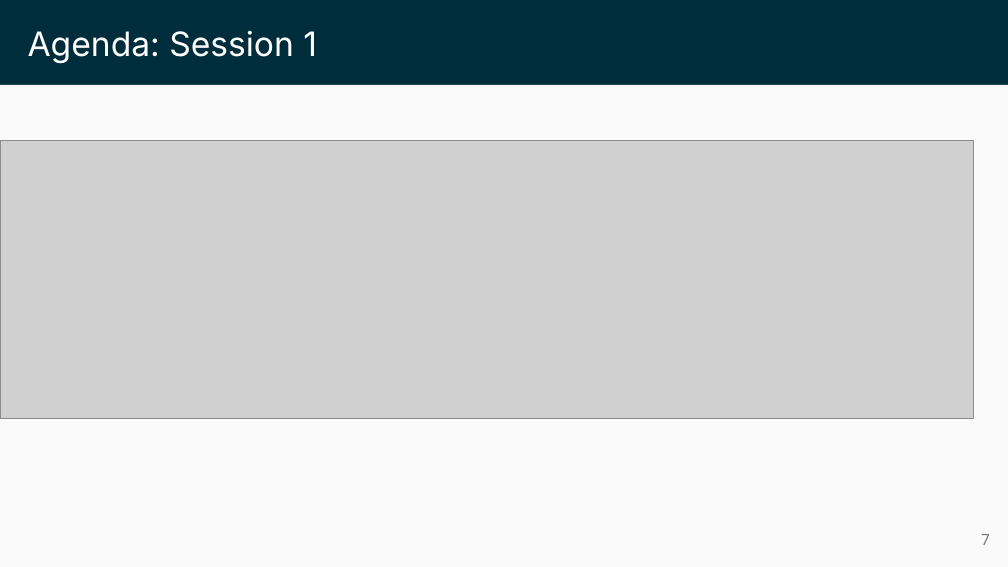
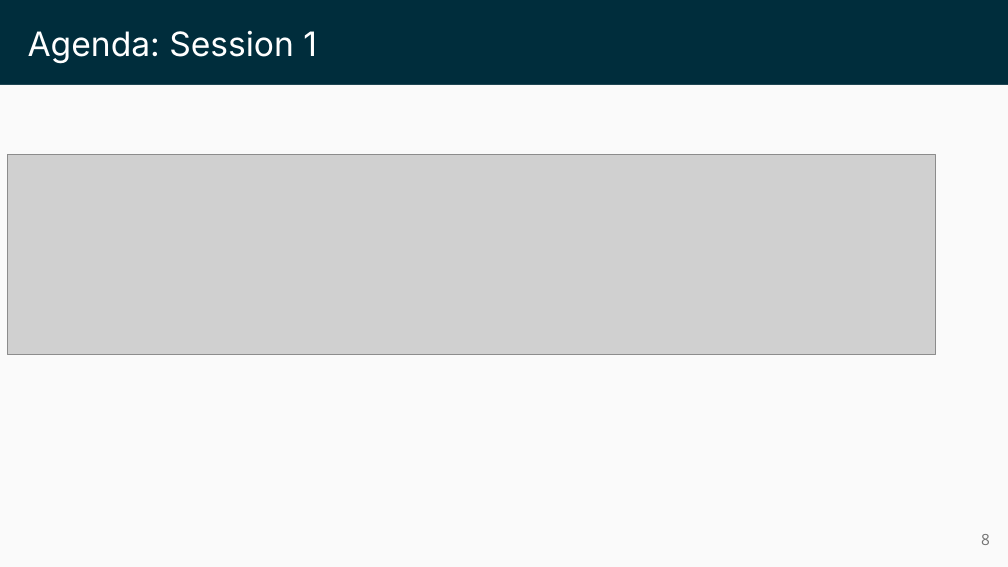
Before and after one commit to ietf-wg-nmop/IETF-Meetings, a slide deck: slide 8 of 127/slides/slides-127-nmop-chair-slides-session1.pptx (slide 7 before the commit). Drawn at 1008x567 pixels with LibreOffice and Linux fonts; fonts in the diff are those of the drawing; grey boxes stand for pictures. Boxes give left, top, right and bottom in pixels: in the first picture for what was removed or moved away, otherwise in the second. Text is boxed around its words. In the diff, an @@ line names an element or a change of style, - is before the commit and + after.

```diff
--- a/127/slides/slides-127-nmop-chair-slides-session1.pptx
+++ b/127/slides/slides-127-nmop-chair-slides-session1.pptx
@@ picture: place and size @@
-picture at (1,141,974,419)
+picture at (7,155,935,356)
@@ page number at (981,534,990,545): text changed @@
-7
+8
```
Also in this commit, not shown: 1 slide added, 5 other files.
